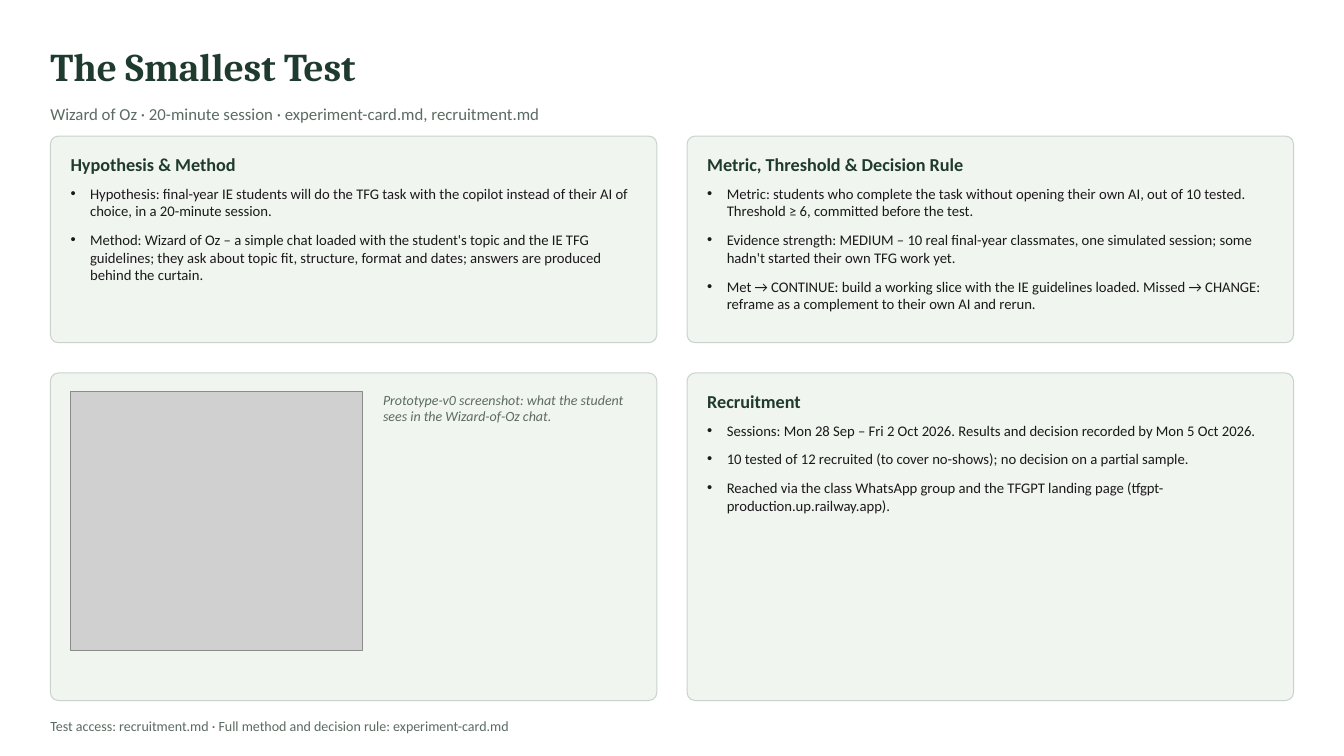
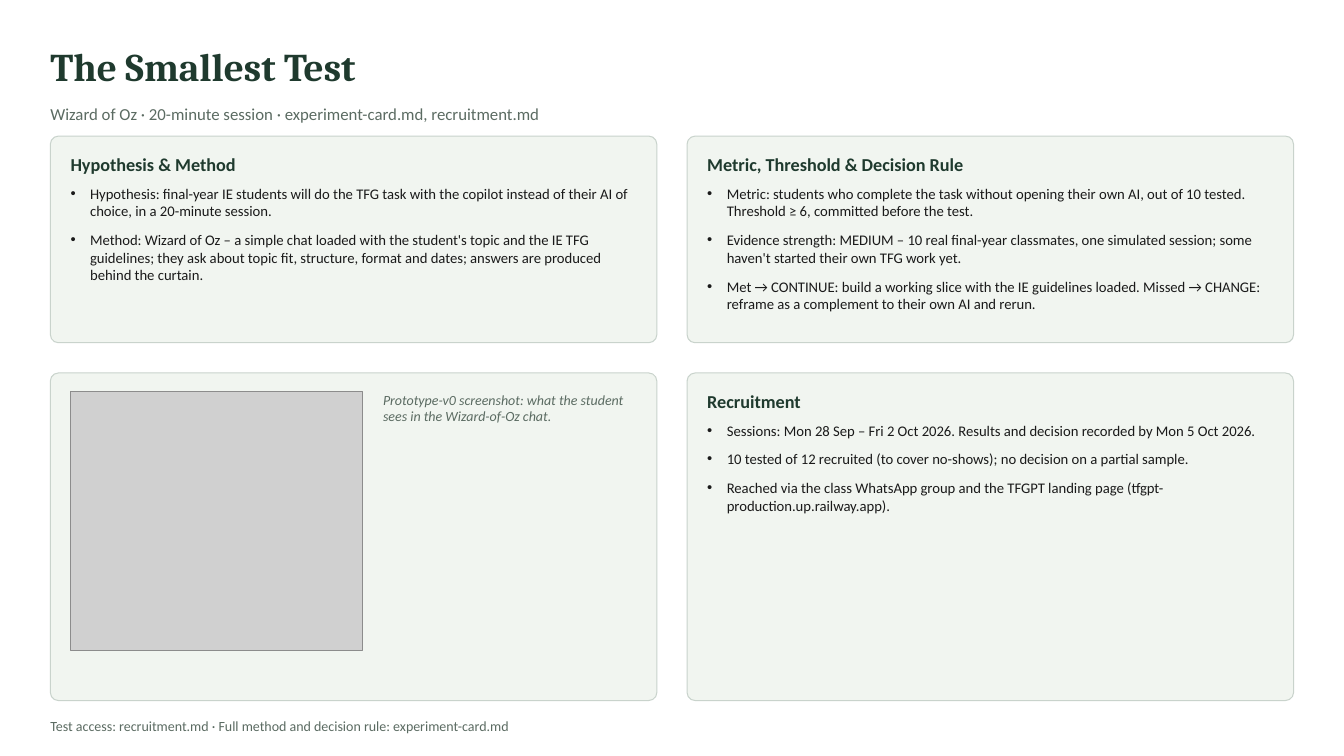
Before and after one commit to Angelotxx271/rpai_gp, a slide deck: slide 3 of venture-skeleton-v0.1.pptx. Drawn at 1344x756 pixels with LibreOffice and Linux fonts; fonts in the diff are those of the drawing; grey boxes stand for pictures. Boxes give left, top, right and bottom in pixels: in the first picture for what was removed or moved away, otherwise in the second. Text is boxed around its words. In the diff, an @@ line names an element or a change of style, - is before the commit and + after.

```diff
--- a/venture-skeleton-v0.1.pptx
+++ b/venture-skeleton-v0.1.pptx
@@ text at bbox=[727, 234, 1252, 266]: text changed @@
-• Evidence strength: MEDIUM – 10 real final-year classmates, one simulated session; some hadn't started their own TFG work yet.
+• Evidence strength: MEDIUM – 10 real final-year classmates, one simulated session; some haven't started their own TFG work yet.
```
Also in this commit, not shown: 1 other slide changed.
